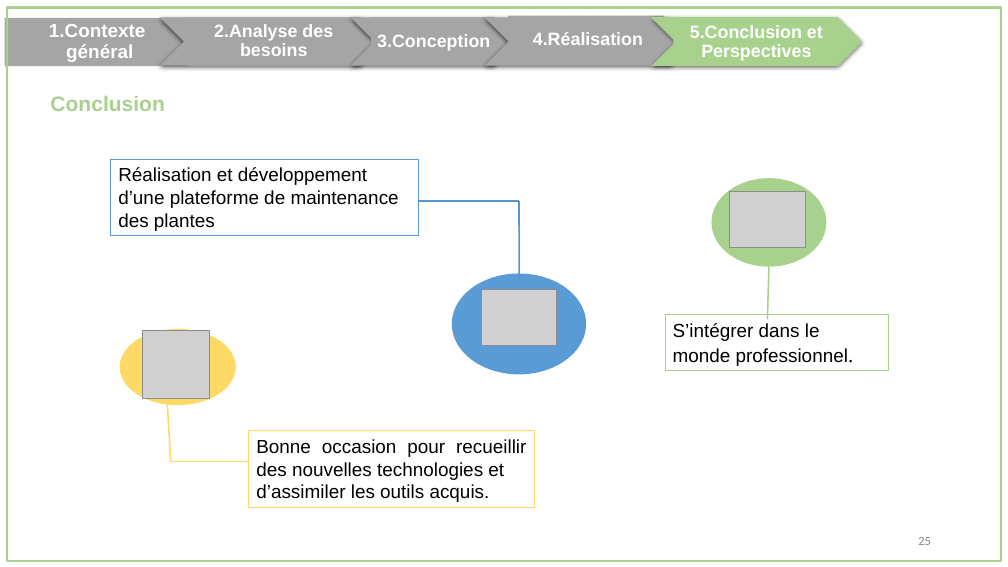
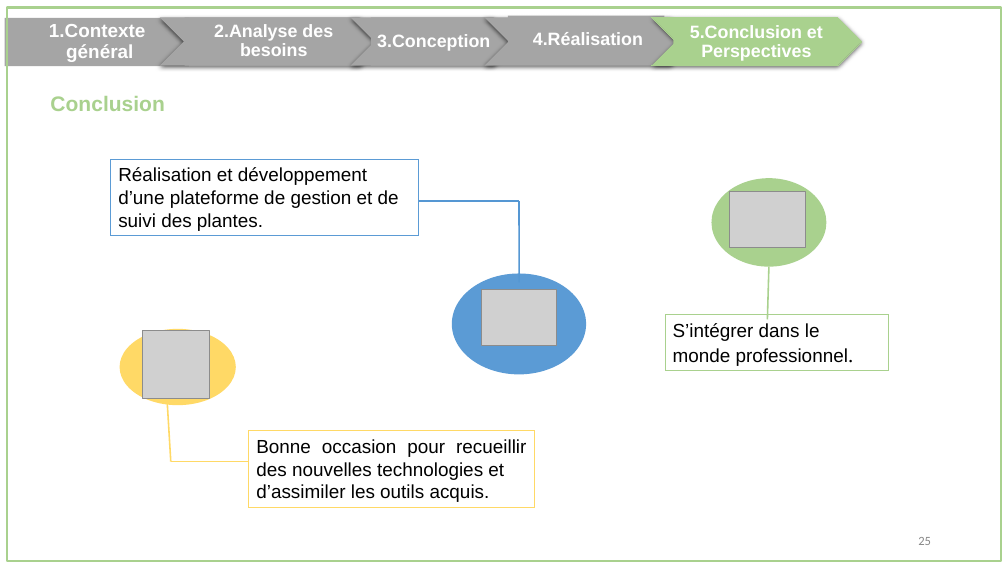
Before and after one commit to oussema1-hub/Rapport-Conception, a slide deck: slide 35 of presentation.pptx (slide 29 before the commit). Drawn at 1008x567 pixels with LibreOffice and Linux fonts; fonts in the diff are those of the drawing; grey boxes stand for pictures. Boxes give left, top, right and bottom in pixels: in the first picture for what was removed or moved away, otherwise in the second. Text is boxed around its words. In the diff, an @@ line names an element or a change of style, - is before the commit and + after.

```diff
--- a/presentation.pptx
+++ b/presentation.pptx
@@ text in rectangle at box(118, 167, 399, 231): text changed @@
-Réalisation et développement d’une plateforme de maintenance des plantes
+Réalisation et développement d’une plateforme de gestion et de suivi des plantes.
```
Also in this commit, not shown: 12 other slides changed, 6 slides added, 11 other files.
